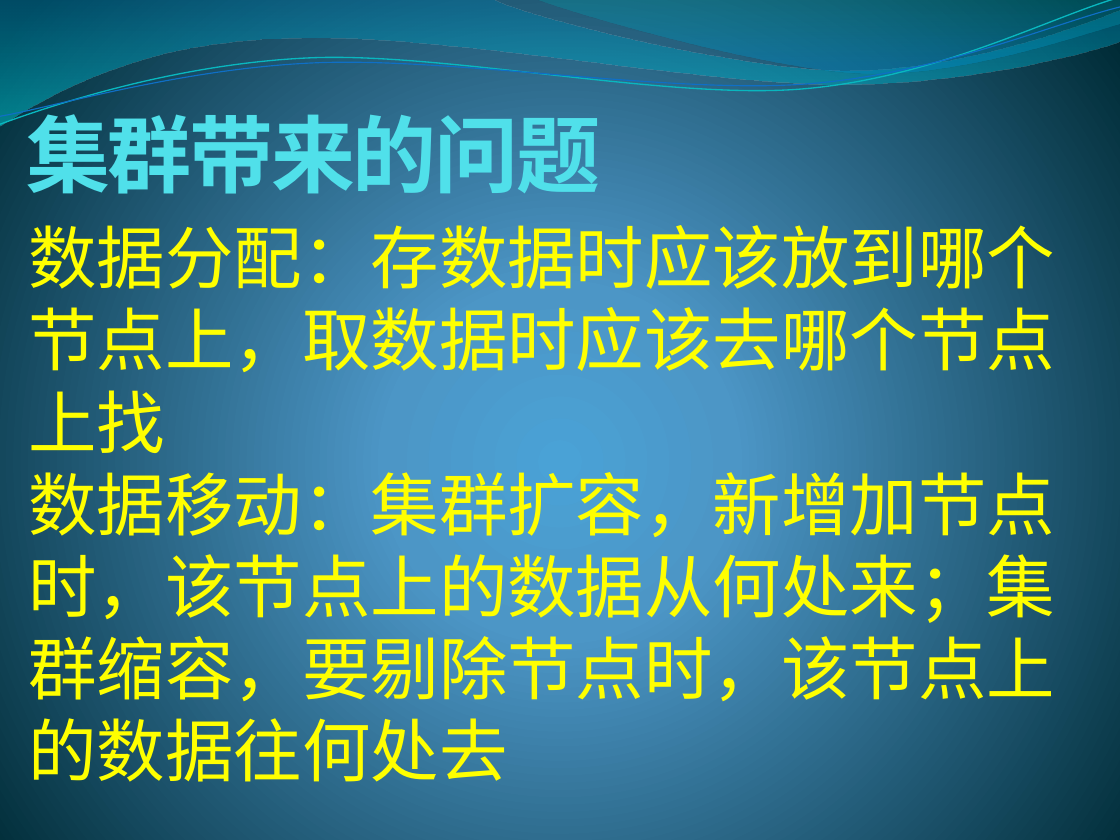
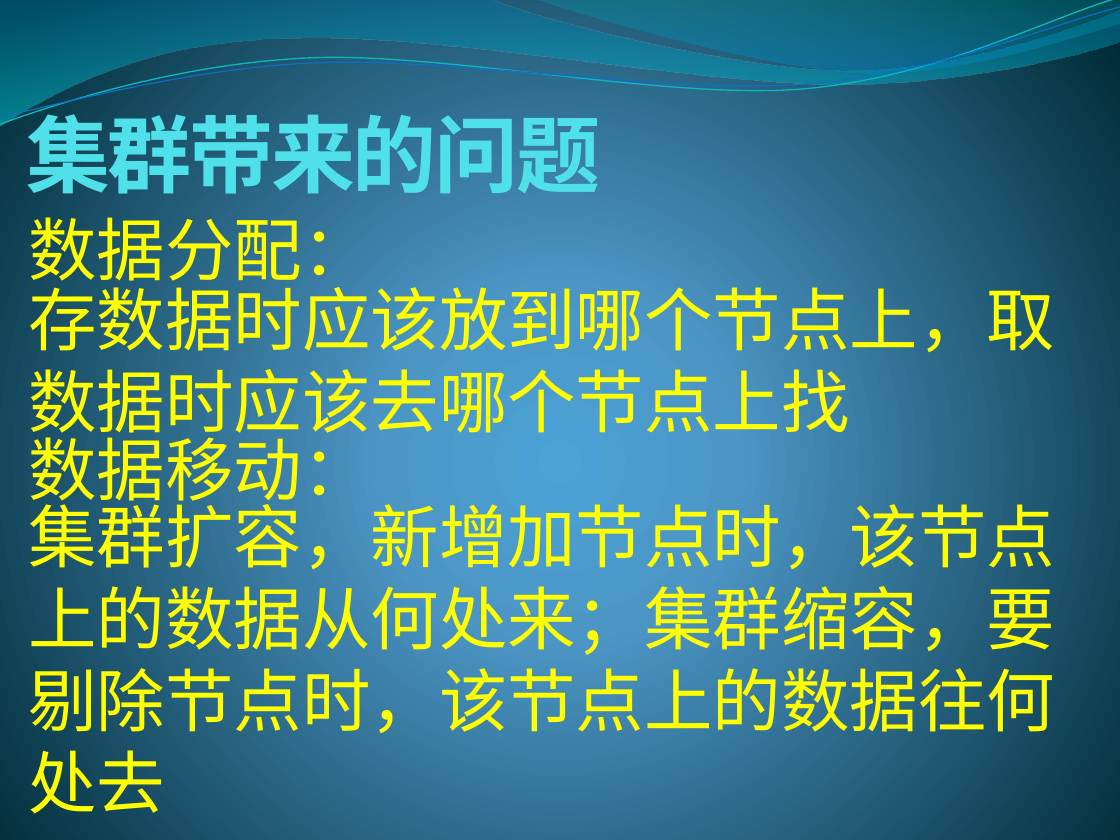
Before and after one commit to lixinjie1985/redis, a slide deck: slide 9 of docs/redis-01.pptx (slide 8 before the commit). Drawn at 1120x840 pixels with LibreOffice and Linux fonts; fonts in the diff are those of the drawing. Boxes give left, top, right and bottom in pixels: in the first picture for what was removed or moved away, otherwise in the second. Text is boxed around its words. In the diff, an @@ line names an element or a change of style, - is before the commit and + after.

```diff
--- a/docs/redis-01.pptx
+++ b/docs/redis-01.pptx
@@ text added at (28, 205, 370, 292), 44 pt, text #FFFF00 @@
+数据分配：
@@ text added at (28, 275, 1055, 444), 44 pt, text #FFFF00 @@
+存数据时应该放到哪个节点上，取数据时应该去哪个节点上找
@@ text added at (28, 426, 370, 513), 44 pt, text #FFFF00 @@
+数据移动：
@@ text at (28, 492, 1055, 814): text changed @@
-数据分配：存数据时应该放到哪个节点上，取数据时应该去哪个节点上找
-数据移动：集群扩容，新增加节点时，该节点上的数据从何处来；集群缩容，要剔除节点时，该节点上的数据往何处去
+集群扩容，新增加节点时，该节点上的数据从何处来；集群缩容，要剔除节点时，该节点上的数据往何处去
```
Also in this commit, not shown: 22 other slides changed, 15 slides added.
